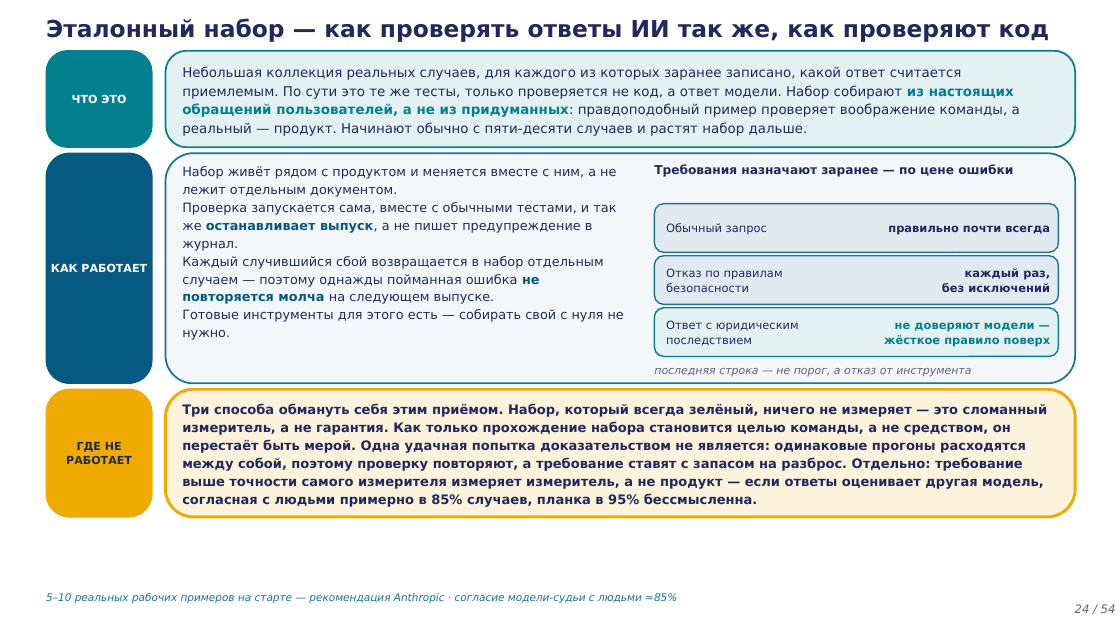
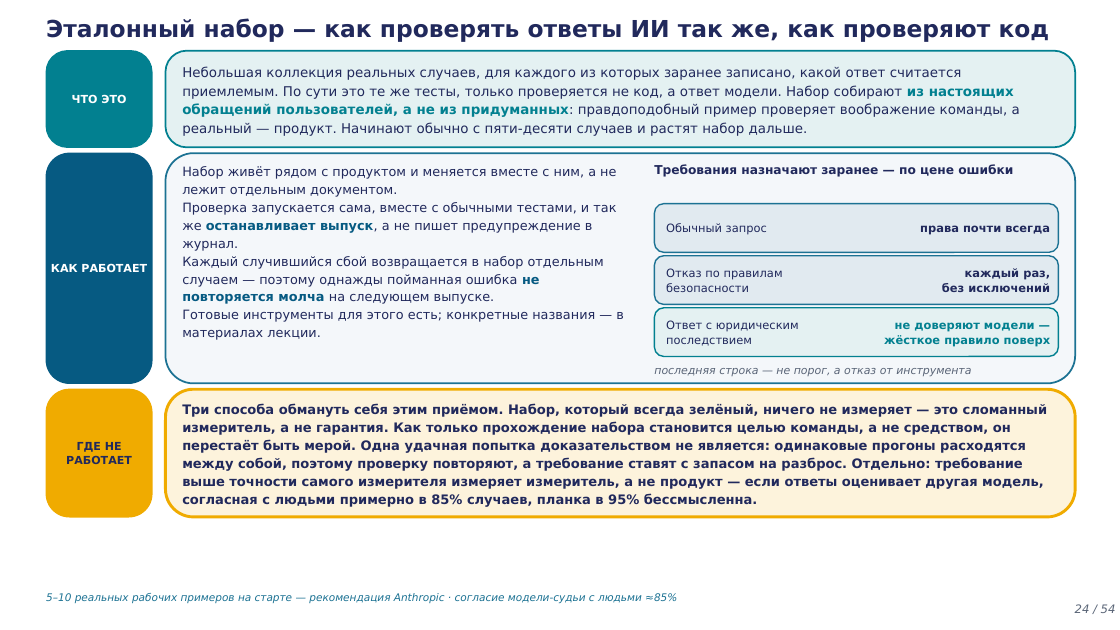
Before and after one commit to tellina-study/AI-usage-lessons, a slide deck: slide 24 of library/lectures/lec-05/rendered/lec-05.pptx. Drawn at 1120x630 pixels with LibreOffice and Linux fonts; fonts in the diff are those of the drawing. Boxes give left, top, right and bottom in pixels: in the first picture for what was removed or moved away, otherwise in the second. Text is boxed around its words. In the diff, an @@ line names an element or a change of style, - is before the commit and + after.

```diff
--- a/library/lectures/lec-05/rendered/lec-05.pptx
+++ b/library/lectures/lec-05/rendered/lec-05.pptx
@@ text at [920, 225, 1050, 235]: text changed @@
-правильно почти всегда
+права почти всегда
@@ text at [182, 309, 624, 340]: text changed @@
-Готовые инструменты для этого есть — собирать свой с нуля не нужно.
+Готовые инструменты для этого есть; конкретные названия — в материалах лекции.
```
Also in this commit, not shown: 1 other slide changed, 10 other files.
